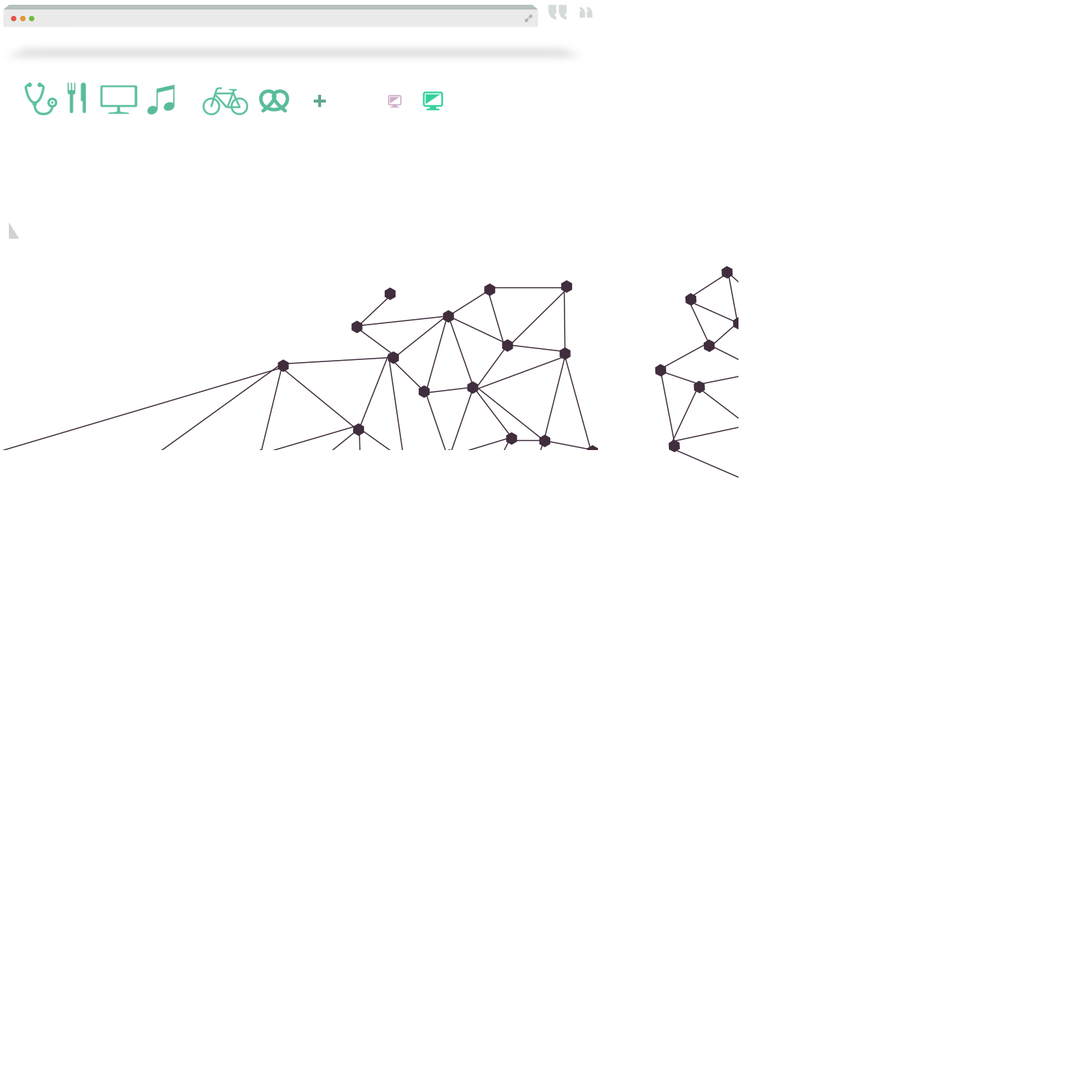
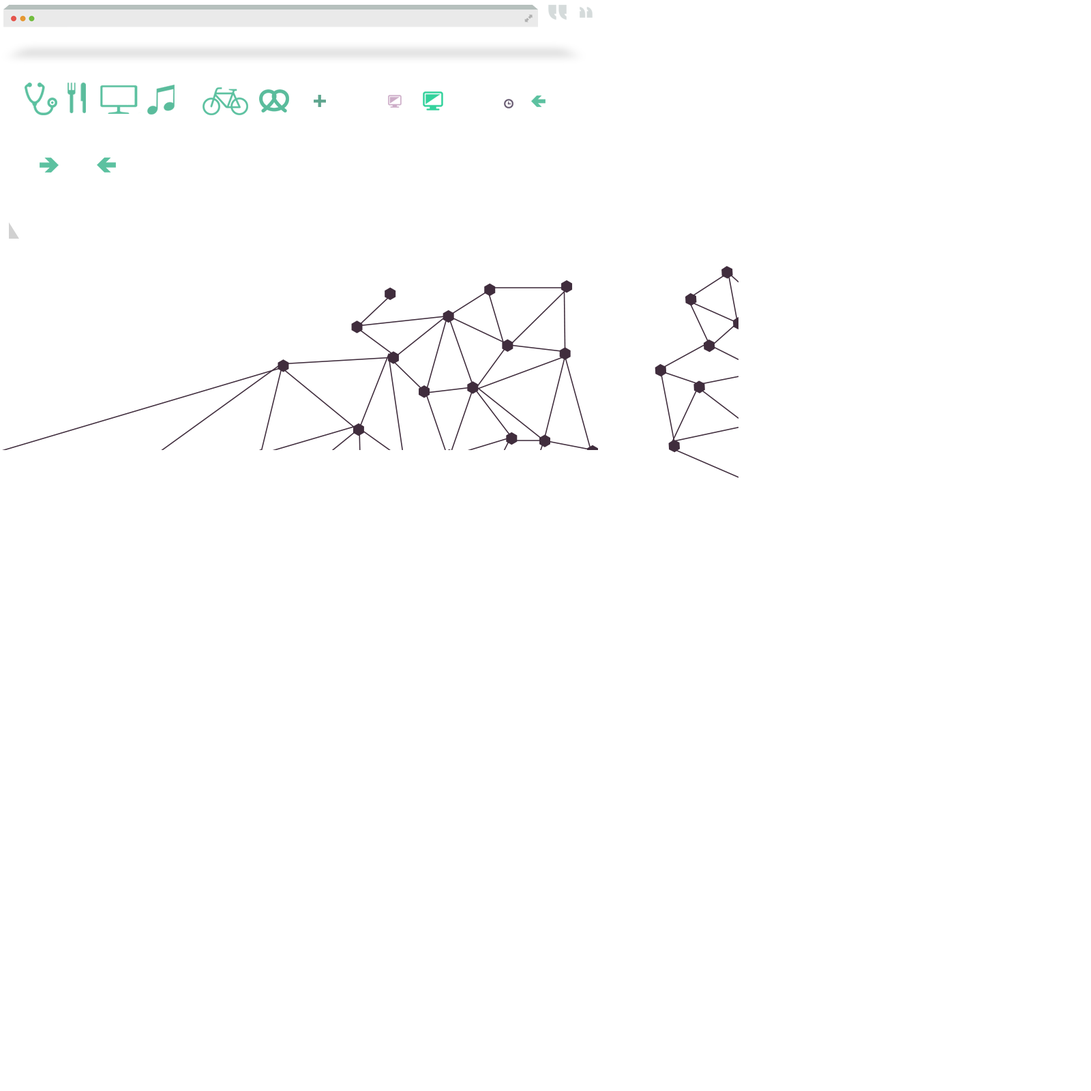
Layered file, before and after one edit (1091 x 1091). Changes by layer:
added layer "Layer 13" above "Layer 51 copy" over [531, 95, 546, 108]
added layer "Layer 51 copy" above "Layer 12" over [504, 98, 514, 109]
added layer "Layer 12" above "Ellipse 1" over [96, 157, 116, 173]
added layer "Ellipse 1" above "Layer 51 copy 3" over [96, 157, 116, 173]
added layer "Layer 51 copy 3" above "Ellipse 1 copy" over [39, 157, 59, 173]
added layer "Ellipse 1 copy" above "Layer 11" over [39, 157, 59, 173]
